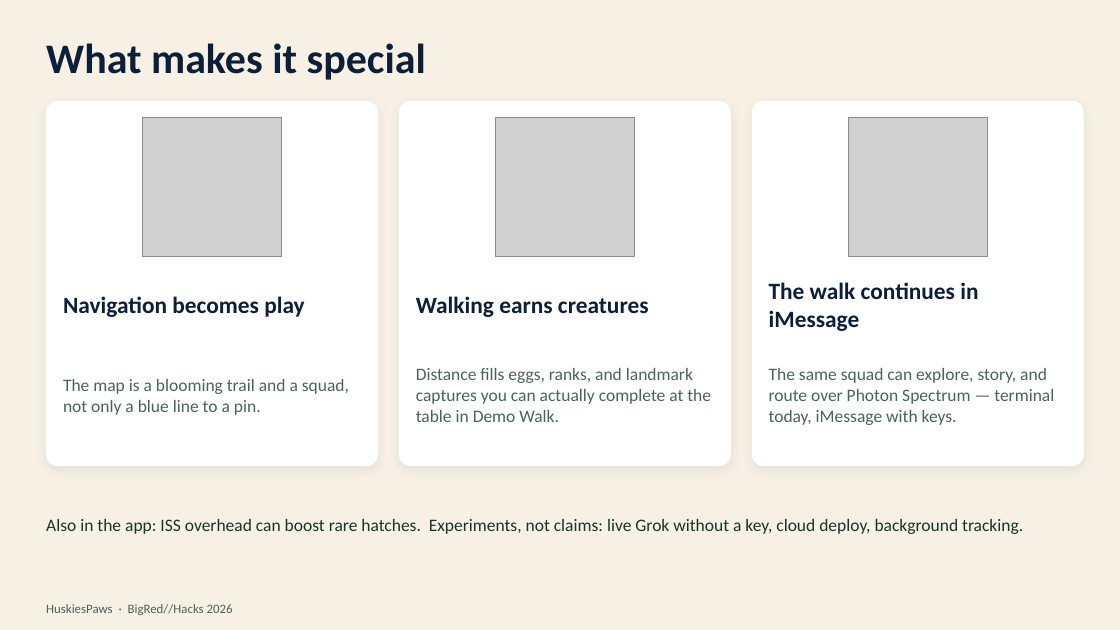
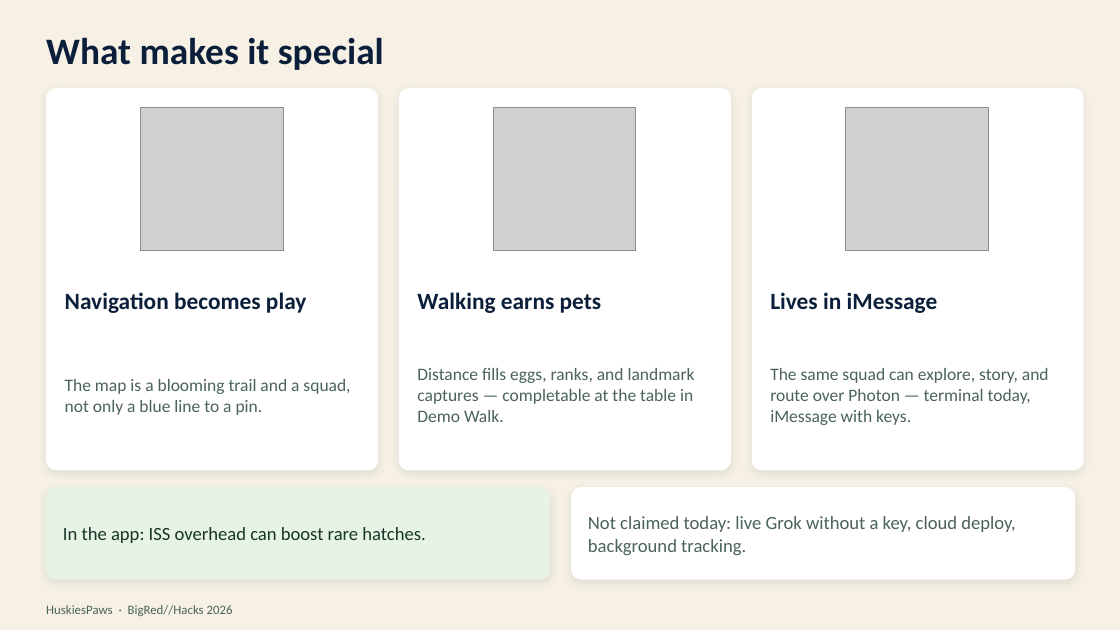
Before and after one commit to LuisMend12/HuskiesPaws, a slide deck: slide 6 of docs/presentation/HuskiesPaws-BigRedHacks-2026.pptx. Drawn at 1120x630 pixels with LibreOffice and Linux fonts; fonts in the diff are those of the drawing; grey boxes stand for pictures. Boxes give left, top, right and bottom in pixels: in the first picture for what was removed or moved away, otherwise in the second. Text is boxed around its words. In the diff, an @@ line names an element or a change of style, - is before the commit and + after.

Commit message:
updated slides

```diff
--- a/docs/presentation/HuskiesPaws-BigRedHacks-2026.pptx
+++ b/docs/presentation/HuskiesPaws-BigRedHacks-2026.pptx
@@ title "What makes it special" at box(46, 37, 384, 70): size 36 to 32 pt @@
@@ rounded rectangle: place and size @@
-rounded rectangle at box(46, 101, 378, 466)
+rounded rectangle at box(46, 88, 378, 471)
@@ rounded rectangle: place and size @@
-rounded rectangle at box(399, 101, 731, 466)
+rounded rectangle at box(399, 88, 731, 471)
@@ shadow changed; proportions changed in 3 elements at box(46, 88, 378, 471), box(399, 88, 731, 471), box(752, 88, 1084, 471) @@
@@ rounded rectangle: place and size @@
-rounded rectangle at box(752, 101, 1084, 466)
+rounded rectangle at box(752, 88, 1084, 471)
@@ picture: place and size @@
-picture at box(143, 118, 281, 256)
+picture at box(140, 108, 283, 250)
@@ picture: place and size @@
-picture at box(496, 118, 634, 256)
+picture at box(493, 108, 636, 250)
@@ picture: place and size @@
-picture at box(849, 118, 987, 256)
+picture at box(846, 108, 989, 250)
@@ text "Navigation becomes play": place and size @@
-text "Navigation becomes play" at box(63, 296, 304, 317)
+text "Navigation becomes play" at box(65, 292, 306, 313)
@@ text at box(417, 292, 602, 313): text changed @@
-Walking earns creatures
+Walking earns pets
@@ text at box(770, 292, 938, 313): text changed @@
-The walk continues in iMessage
+Lives in iMessage
@@ text at box(417, 368, 695, 422): text changed @@
-Distance fills eggs, ranks, and landmark captures you can actually complete at the table in Demo Walk.
+Distance fills eggs, ranks, and landmark captures — completable at the table in Demo Walk.
@@ text at box(770, 368, 1049, 425): text changed @@
-The same squad can explore, story, and route over Photon Spectrum — terminal today, iMessage with keys.
+The same squad can explore, story, and route over Photon — terminal today, iMessage with keys.
@@ rounded rectangle added at box(46, 487, 550, 580), fill #E7F3E4 @@
@@ rounded rectangle added at box(571, 487, 1075, 580), fill #FFFFFF @@
@@ text added at box(63, 527, 425, 543), 16 pt, text #163528 @@
+In the app: ISS overhead can boost rare hatches.
@@ text at box(588, 516, 1015, 555): text changed; size 15 to 16 pt; text colour #163528 to #4A6358 @@
-Also in the app: ISS overhead can boost rare hatches. Experiments, not claims: live Grok without a key, cloud deploy, background tracking.
+Not claimed today: live Grok without a key, cloud deploy, background tracking.
```
Also in this commit, not shown: 6 other slides changed, 17 other files.
